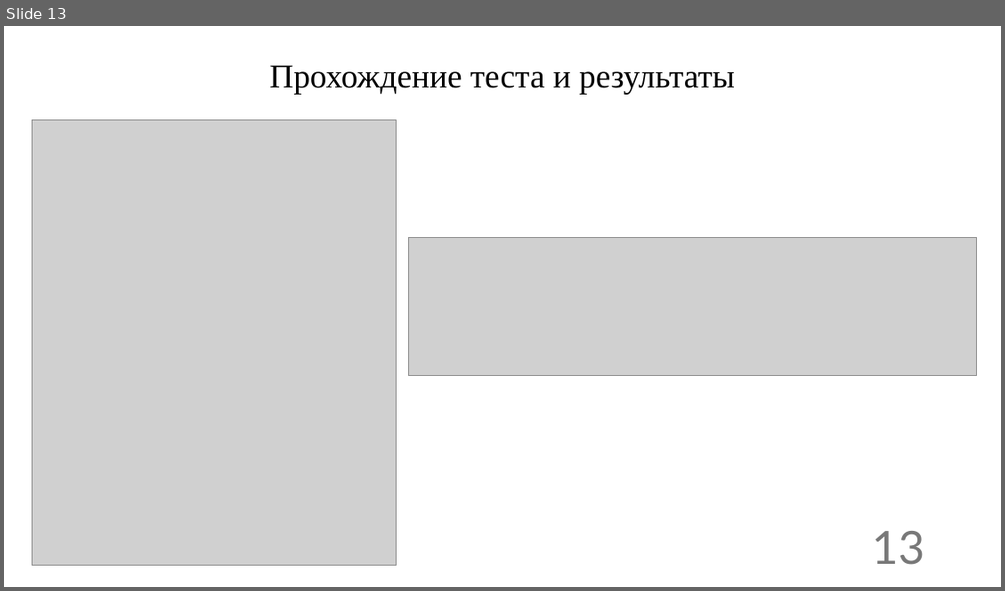
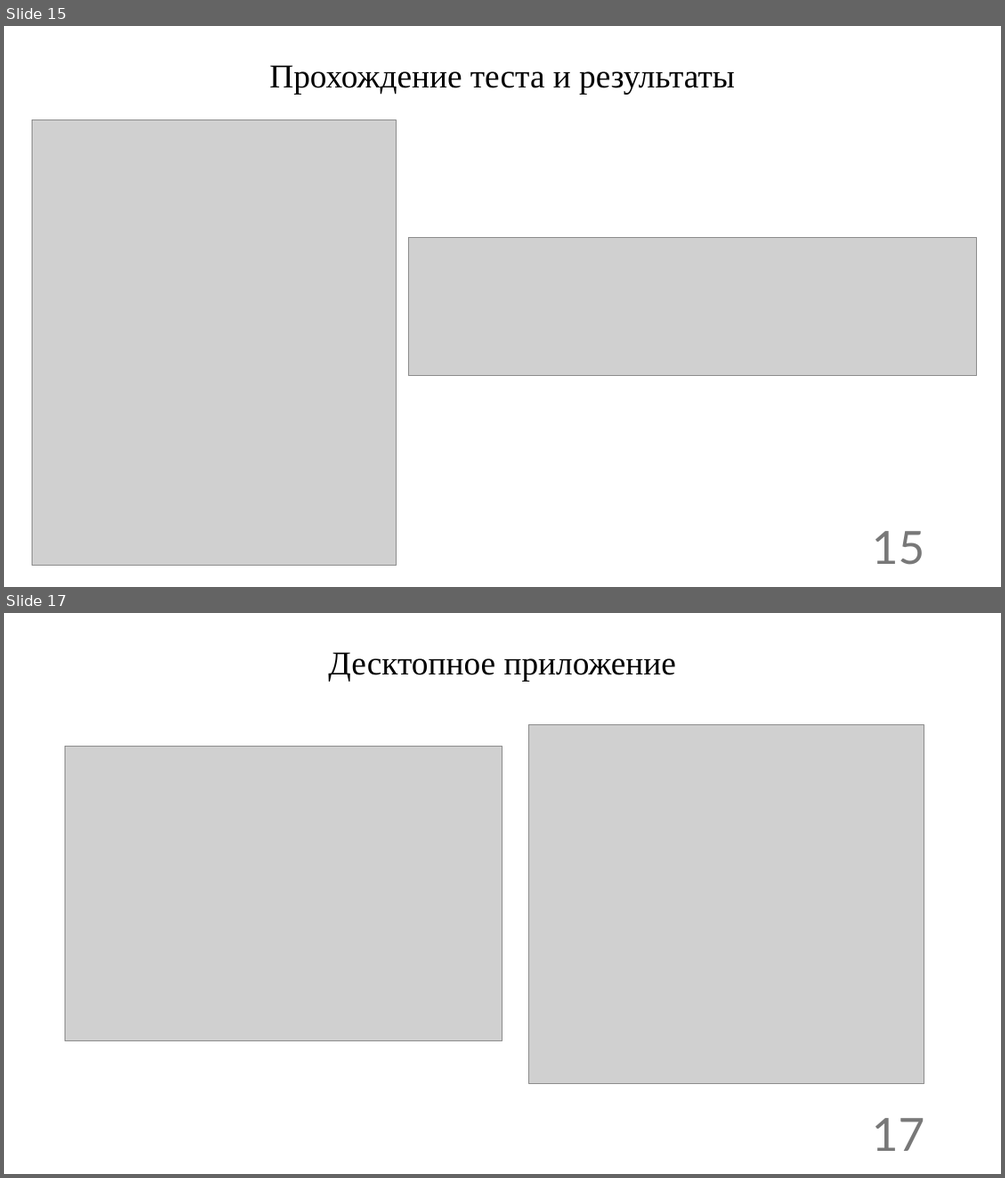
Before and after one commit to Deathlimit/Expert_system_KubSU, a slide deck: Expert_System_presentation.pptx. Shown one above the other, each under a label of ours: slide 13 before the commit, slides 15 and 17 after it; the slides between them are not shown. The pictures are 1005x591 and 1005x1178 pixels, drawn with LibreOffice and Linux fonts; fonts in the diff are those of the drawing; grey boxes stand for pictures. Boxes give left, top, right and bottom in pixels: in the first picture for what was removed or moved away, otherwise in the second. Text is boxed around its words. In the diff, an @@ line names an element or a change of style, - is before the commit and + after.

```diff
--- a/Expert_System_presentation.pptx
+++ b/Expert_System_presentation.pptx
@@ slide 17 added at <box>4,613,1001,1174</box>, background #FFFFFF @@
@@ title added at <box>328,652,676,681</box>, 32 pt, text #000000 @@
+Десктопное приложение
@@ picture added at <box>528,724,923,1083</box> @@
@@ picture added at <box>65,747,502,1040</box> @@
@@ page number added at <box>872,1118,925,1151</box>, 44 pt, text #797979 @@
+17
@@ what was slide 13 is now slide 15 @@
@@ page number at <box>872,531,925,564</box>: text changed @@
-13
+15
```
Also in this commit, not shown: 13 slides changed, 3 other slides added.
